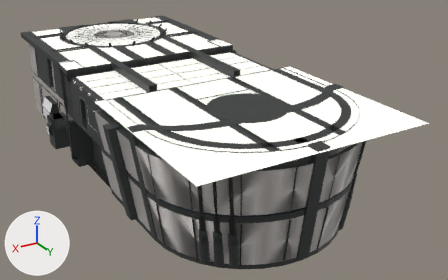
Renders of the FBX model ST3E2-Unity/Assets/Models/Interiors/MonitorShuttlebay/MonitorShuttlebay.fbx from each side of a commit.
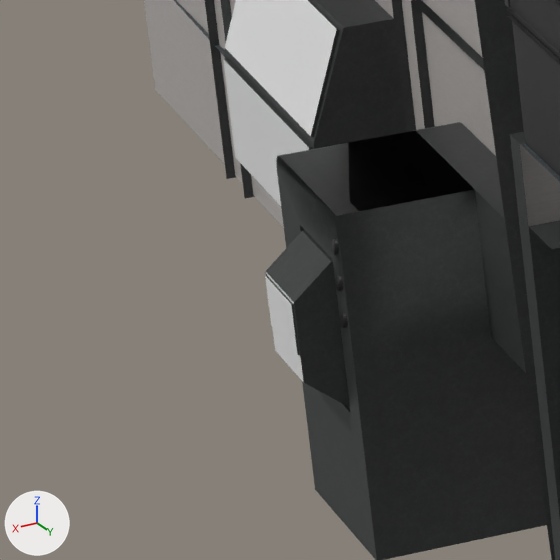
There are two pictures of each version: one whole from a 50 mm camera at (72.5, 107.8, 72.6) aimed at (-6.2, -23.3, 7.0), one close up on the part from 5% to 16% of the width and 36% to 53% of the height. Arrows for +X, +Y and +Z are at lower left; the lights stay in place. Where no turn or scale is listed for an object, it has been applied to the vertices. Vertices at the same position are counted once.
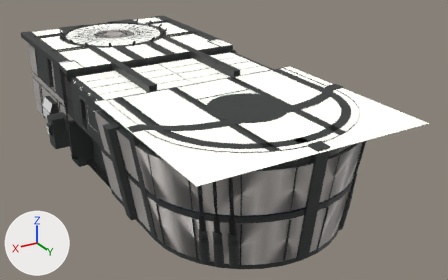
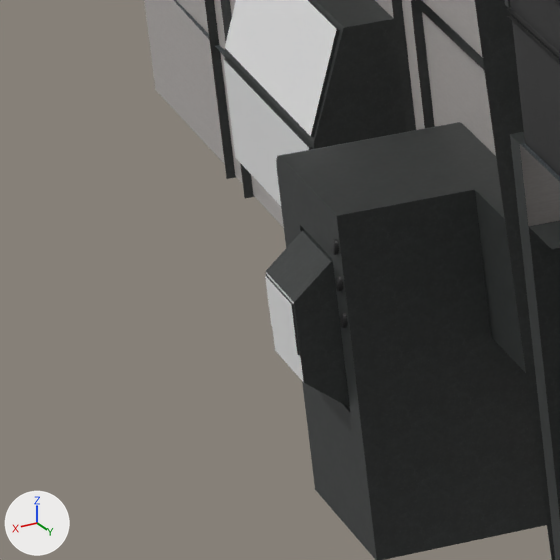
The change, as a list of edits to the scene's bpy script:
```text
Change me_cube_007:
    used by ob_cube_022; location = (2.5, -2.4, 0.51)
    verts and faces of me_cube_007; kept vertices keep their numbers, new ones are numbered from 17859
    before: 12597 (24.6, -52.6, 9.0) at pixel (475, 189), 12624 (28.0, -52.6, 9.0) at pixel (336, 215), 12636 (24.6, -57.2, 9.0) at pixel (416, 131), 12638 (24.6, -57.4, 8.9) at pixel (413, 130), 12639 (24.6, -57.6, 8.7)
    before: 12641 (28.0, -57.2, 9.0) at pixel (280, 156), 12642 (28.0, -57.6, 8.7) at pixel (276, 160), 12643 (28.0, -57.4, 8.9) at pixel (277, 155)
    remove me_cube_007.from_pydata(...)  # 17859 vertices, 12090 faces; spans x -27.4..29.0, y -90.9..30.5, z -1.1..26.2
    add me_cube_007.from_pydata(...)  # 17701 vertices, 11974 faces; spans x -27.4..29.0, y -90.9..30.5, z -1.1..26.2
    me_cube_007 part 1
    add delete_faces([(12597, 12636, 12641, 12624), (12636, 12638, 12643, 12641), (12638, 12639, 12642, 12643)])
    add faces += [(12597, 12624, 12641, 12636), (12636, 12641, 12643, 12638), (12638, 12643, 12642, 12639)]
```

Changed parts and their boxes [x1, y1, x2, y2] in the close-ups (560 x 560 px; the box of a moved part takes in the faces that stretch with it):
part 1 of me_cube_007, moved or reshaped
    both: [279, 131, 475, 216]
